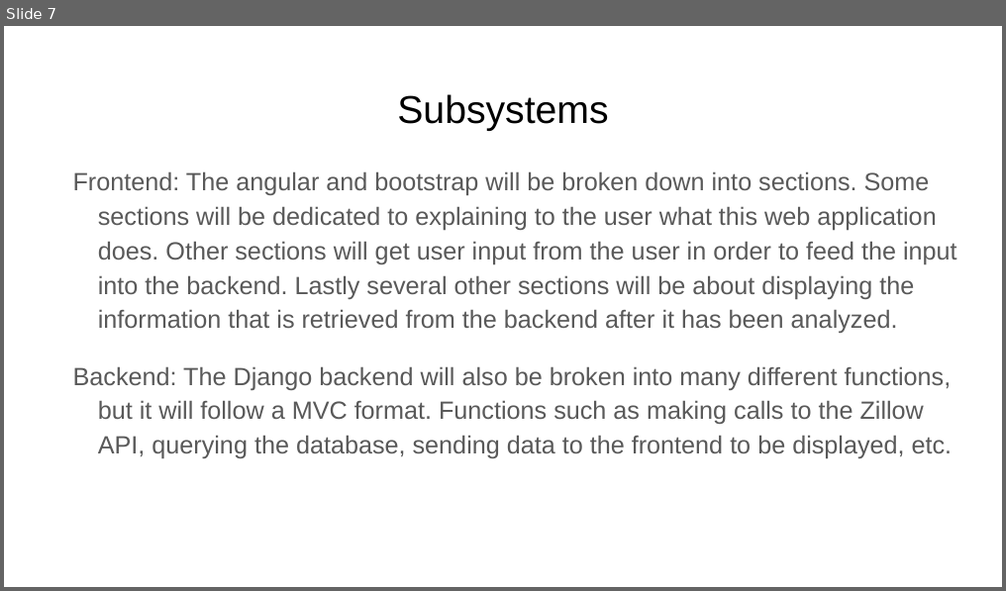
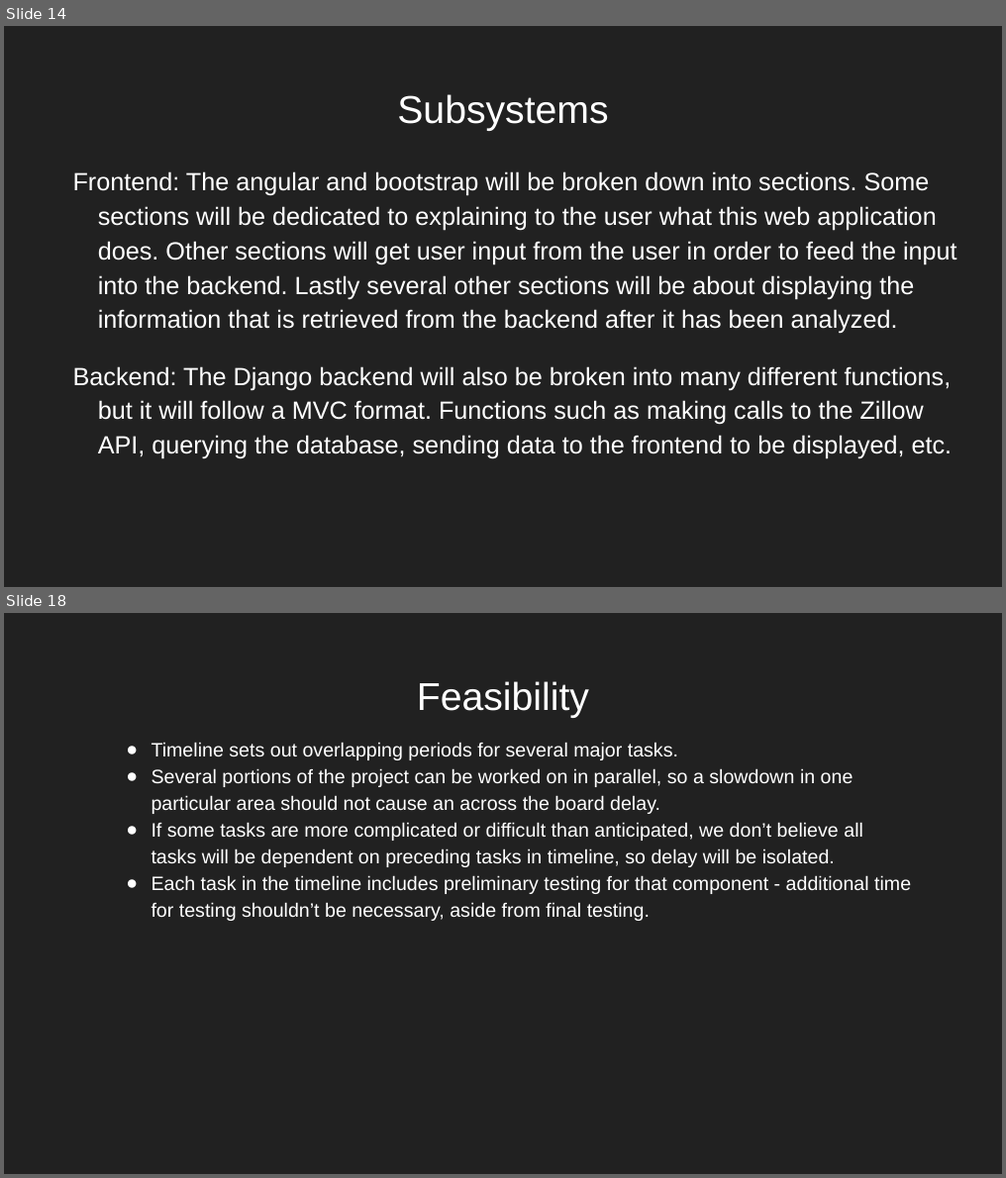
Before and after one commit to nreader72/NostraDomicile, a slide deck: docs/NostraDomicile.pptx. Shown one above the other, each under a label of ours: slide 7 before the commit, slides 14 and 18 after it; the slides between them are not shown. The pictures are 1006x591 and 1006x1178 pixels, drawn with LibreOffice and Linux fonts; fonts in the diff are those of the drawing; background and template pictures are left out. Boxes give left, top, right and bottom in pixels: in the first picture for what was removed or moved away, otherwise in the second. Text is boxed around its words. In the diff, an @@ line names an element or a change of style, - is before the commit and + after.

```diff
--- a/docs/NostraDomicile.pptx
+++ b/docs/NostraDomicile.pptx
@@ slide 18 added at (4, 613, 1002, 1174), background picture (left out) @@
@@ title added at (417, 681, 589, 718), 28 pt, text #FFFFFF @@
+Feasibility
@@ text added at (152, 742, 911, 921), 14 pt, text #FFFFFF @@
+● Timeline sets out overlapping periods for several major tasks.
+● Several portions of the project can be worked on in parallel, so a slowdown in one particular area should not cause an across the board delay.
+● If some tasks are more complicated or difficult than anticipated, we don’t believe all tasks will be dependent on preceding tasks in timeline, so delay will be isolated.
+● Each task in the timeline includes preliminary testing for that component - additional time for testing shouldn’t be necessary, aside from final testing.
@@ what was slide 7 is now slide 14 @@
@@ slide 14 changed as well @@
@@ background #FFFFFF to picture (left out) @@
@@ title "Subsystems" at (397, 94, 608, 131): text colour #000000 to #FFFFFF @@
@@ text "Frontend: The angular and bootstrap ..." at (73, 172, 957, 460): text colour #595959 to #FFFFFF @@
```
Also in this commit, not shown: 7 other slides changed, 17 other slides added, 9 slides removed.
